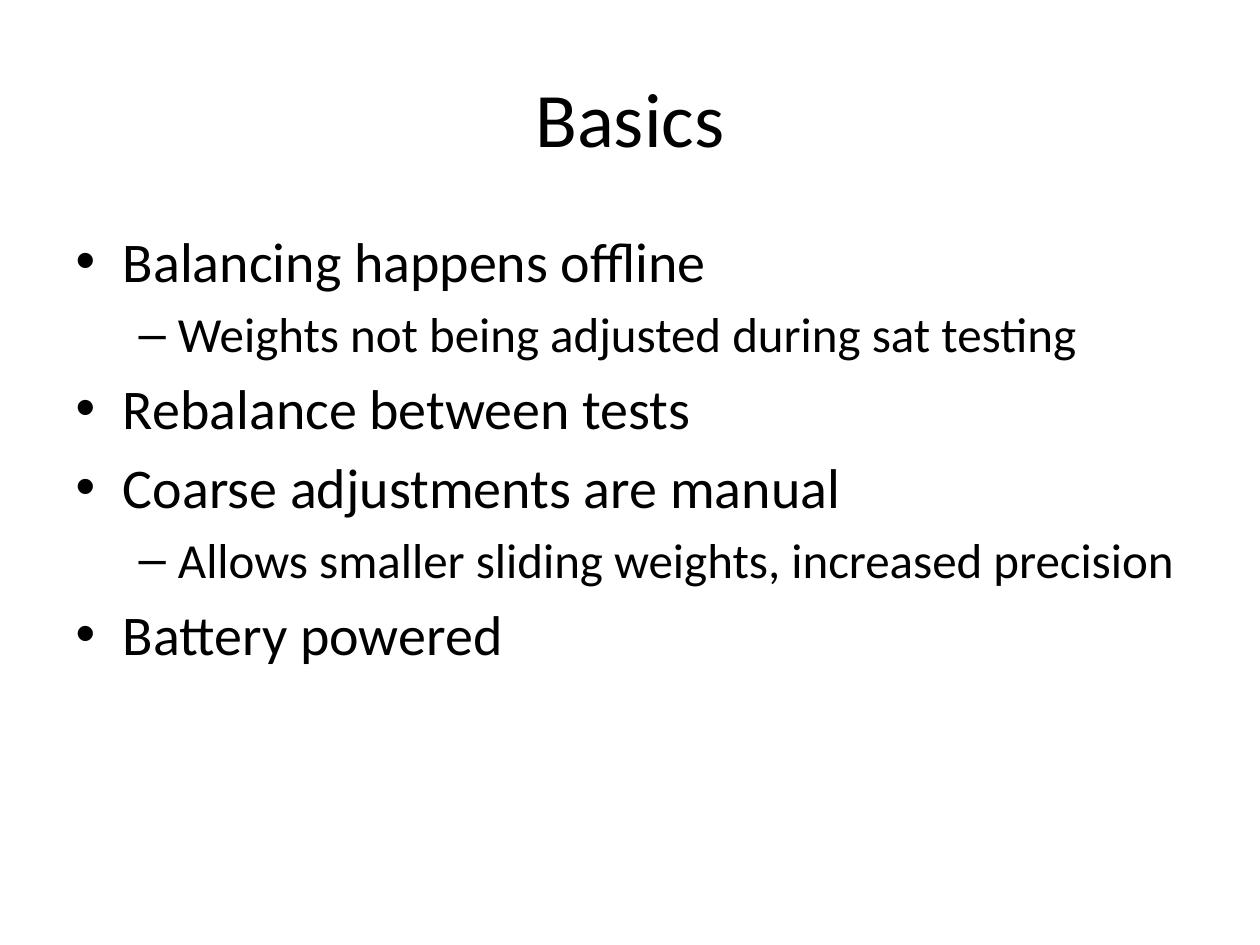
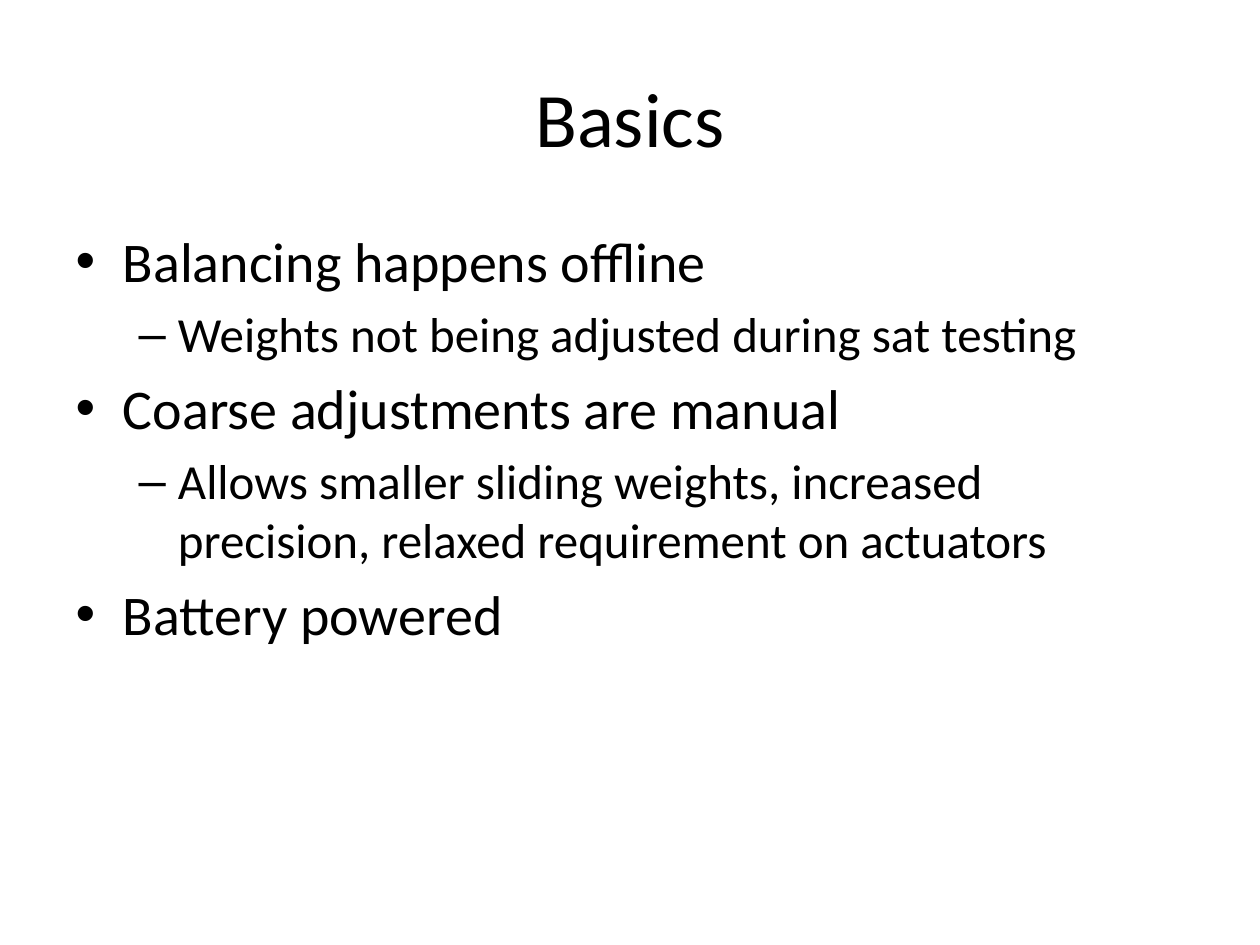
Before and after one commit to drivkin/Autobalance, a slide deck: slide 4 of presentations/balancer pres 1.pptx. Drawn at 1260x945 pixels with LibreOffice and Linux fonts; fonts in the diff are those of the drawing. Boxes give left, top, right and bottom in pixels: in the first picture for what was removed or moved away, otherwise in the second. Text is boxed around its words. In the diff, an @@ line names an element or a change of style, - is before the commit and + after.

```diff
--- a/presentations/balancer pres 1.pptx
+++ b/presentations/balancer pres 1.pptx
@@ text at box(123, 390, 691, 430): paragraph removed @@
-• Rebalance between tests
@@ text at box(178, 465, 1046, 566): text changed @@
-  – Allows smaller sliding weights, increased precision
+  – Allows smaller sliding weights, increased precision, relaxed requirement on actuators
```
Also in this commit, not shown: 3 other slides changed, 13 slides added, 1 slide removed, 12 other files.
